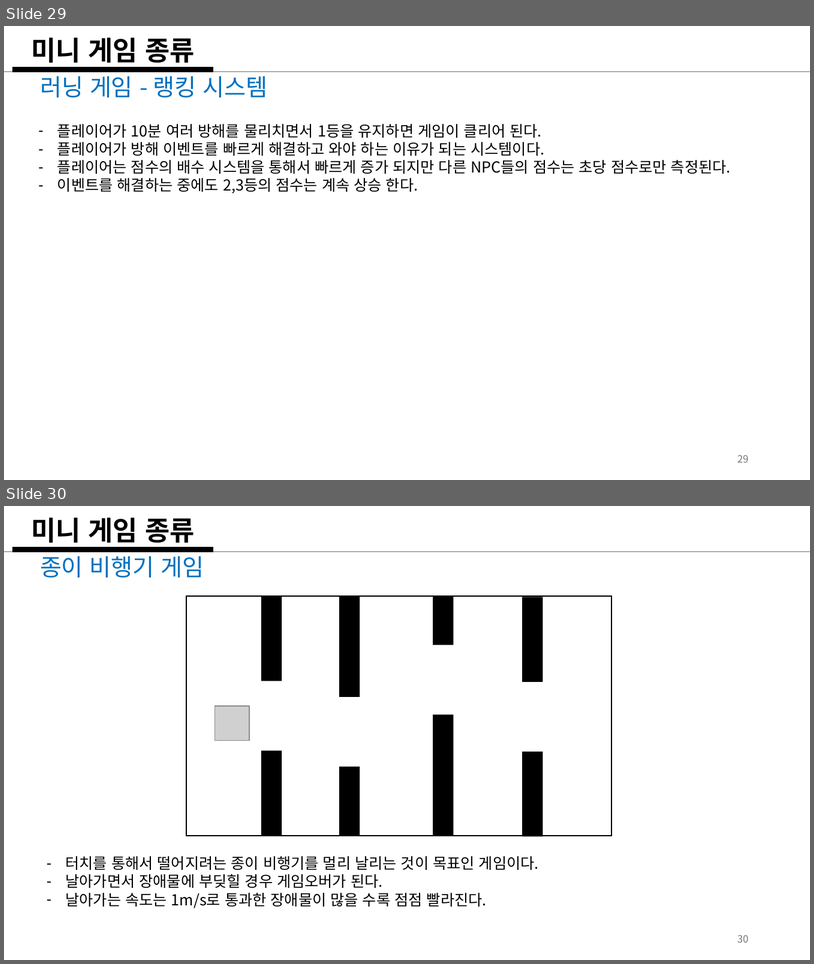
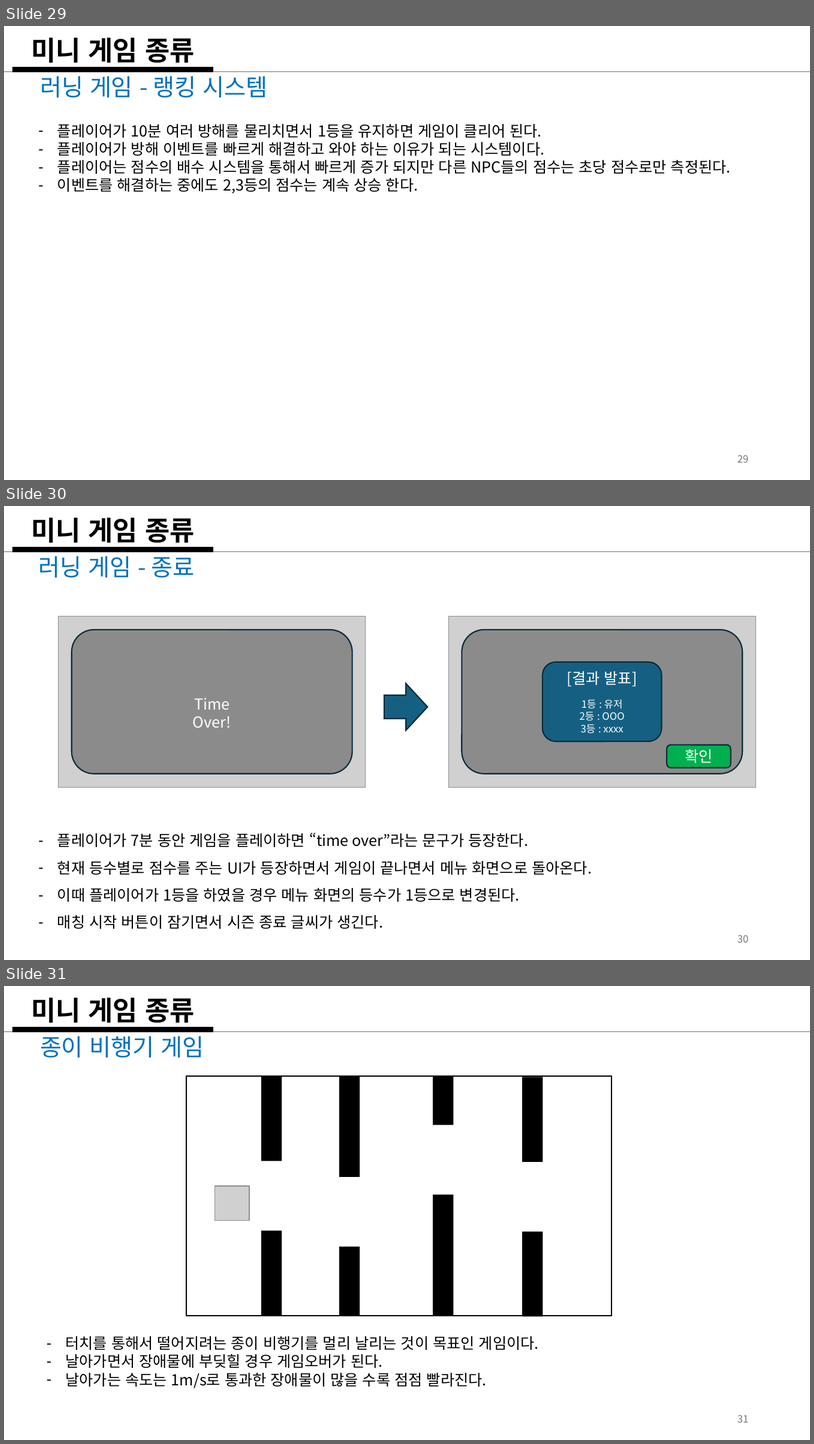
Before and after one commit to weariness00/Mandle_10Minute_Game, a slide deck: document/Please Leave me alone!.pptx. Shown one above the other, each under a label of ours: slides 29 and 30 before the commit, slides 29, 30 and 31 after it. The pictures are 814x964 and 814x1444 pixels, drawn with LibreOffice and Linux fonts; fonts in the diff are those of the drawing; grey boxes stand for pictures. Boxes give left, top, right and bottom in pixels: in the first picture for what was removed or moved away, otherwise in the second. Text is boxed around its words. In the diff, an @@ line names an element or a change of style, - is before the commit and + after.

Commit message:
튜토DT수정, 미니게임 종료 추가

```diff
--- a/document/Please Leave me alone!.pptx
+++ b/document/Please Leave me alone!.pptx
@@ slide 30 added at <box>4,506,810,960</box>, background #FFFFFF @@
@@ title added at <box>31,517,194,543</box>, 32 pt, text #000000, bold @@
+미니 게임 종류
@@ line added from (4, 552) to (810, 552), #AEAEAE 1.5 pt @@
@@ line added from (12, 550) to (213, 550), #000000 6 pt @@
@@ text added at <box>38,552,195,577</box>, 28 pt, text #0070C0 @@
+러닝 게임 - 종료
@@ group added at <box>59,616,756,787</box>: 4 rounded rectangles, 2 pictures, 1 text, 1 right arrow @@
+Time Over!
+[결과 발표]
+1등 : 유저
+2등 : OOO
+3등 : xxxx
+확인
@@ text added at <box>57,832,592,928</box>, 18 pt, text #000000 @@
+– 플레이어가 7분 동안 게임을 플레이하면 “time over”라는 문구가 등장한다.
+– 현재 등수별로 점수를 주는 UI가 등장하면서 게임이 끝나면서 메뉴 화면으로 돌아온다.
+– 이때 플레이어가 1등을 하였을 경우 메뉴 화면의 등수가 1등으로 변경된다.
+– 매칭 시작 버튼이 잠기면서 시즌 종료 글씨가 생긴다.
@@ page number added at <box>738,934,749,942</box>, 12 pt, text #797979 @@
+30
@@ what was slide 30 is now slide 31 @@
@@ page number at <box>738,1414,749,1422</box>: text changed @@
-30
+31
```
Also in this commit, not shown: 1 other file.
